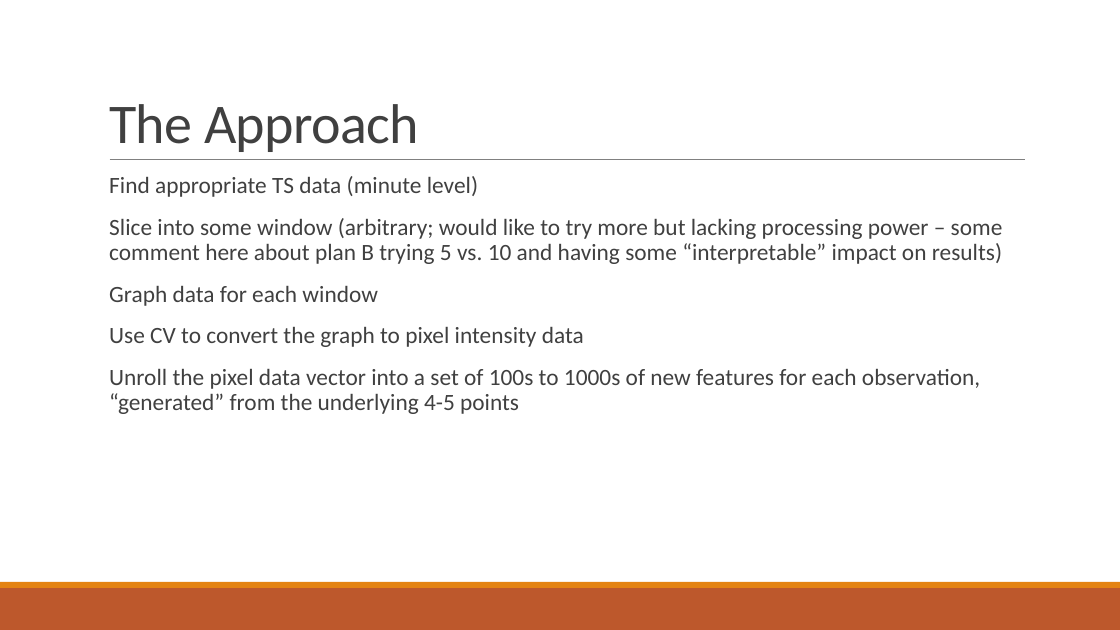
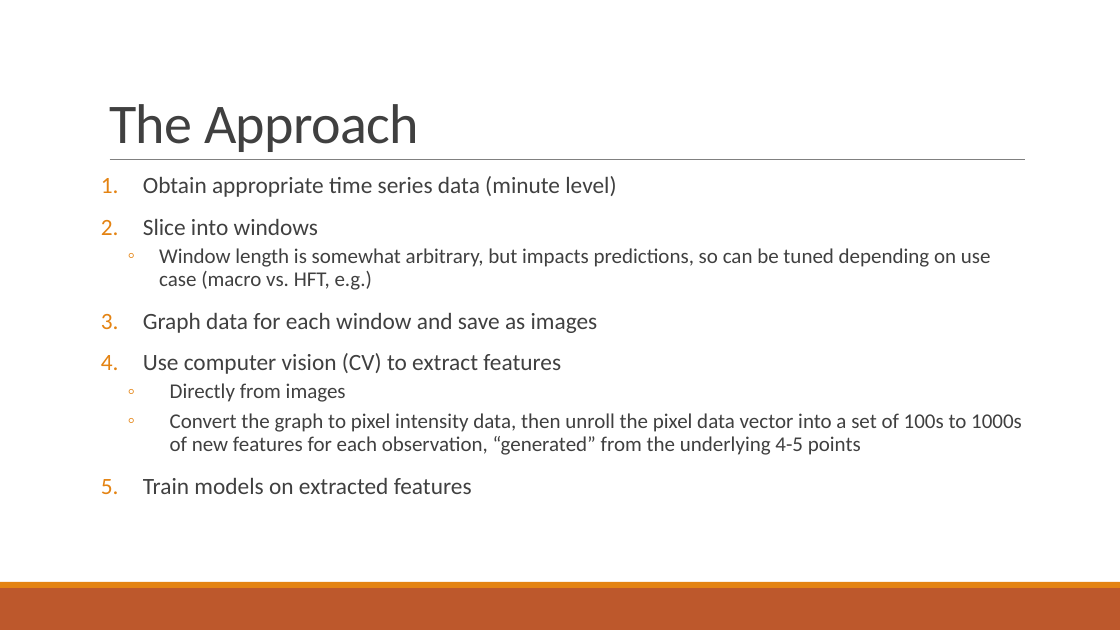
Before and after one commit to afcarl/TS_Project, a slide deck: slide 4 of project_presentation.pptx (slide 3 before the commit). Drawn at 1120x630 pixels with LibreOffice and Linux fonts; fonts in the diff are those of the drawing. Boxes give left, top, right and bottom in pixels: in the first picture for what was removed or moved away, otherwise in the second. Text is boxed around its words. In the diff, an @@ line names an element or a change of style, - is before the commit and + after.

```diff
--- a/project_presentation.pptx
+++ b/project_presentation.pptx
@@ text at (143, 176, 1022, 494): text changed; size 20 to 18 pt @@
-  Find appropriate TS data (minute level)
-  Slice into some window (arbitrary; would like to try more but lacking processing power – some comment here about plan B trying 5 vs. 10 and having some “interpretable” impact on results)
-  Graph data for each window
-  Use CV to convert the graph to pixel intensity data
-  Unroll the pixel data vector into a set of 100s to 1000s of new features for each observation, “generated” from the underlying 4-5 points
+1. Obtain appropriate time series data (minute level)
+2. Slice into windows
+  ◦ Window length is somewhat arbitrary, but impacts predictions, so can be tuned depending on use case (macro vs. HFT, e.g.)
+3. Graph data for each window and save as images
+4. Use computer vision (CV) to extract features
+  ◦ Directly from images
+  ◦ Convert the graph to pixel intensity data, then unroll the pixel data vector into a set of 100s to 1000s of new features for each observation, “generated” from the underlying 4-5 points
+5. Train models on extracted features
```
Also in this commit, not shown: 3 other slides changed, 3 slides added, 2 slides removed.
